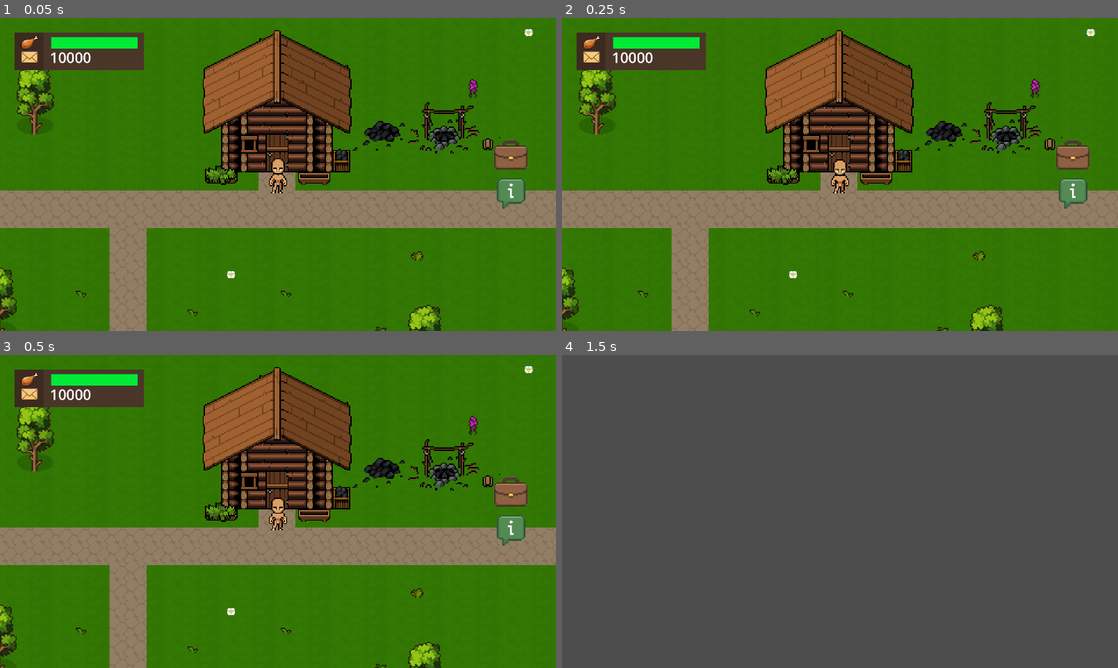
Above: before the commit, frames 1-4 (two rows, left to right).
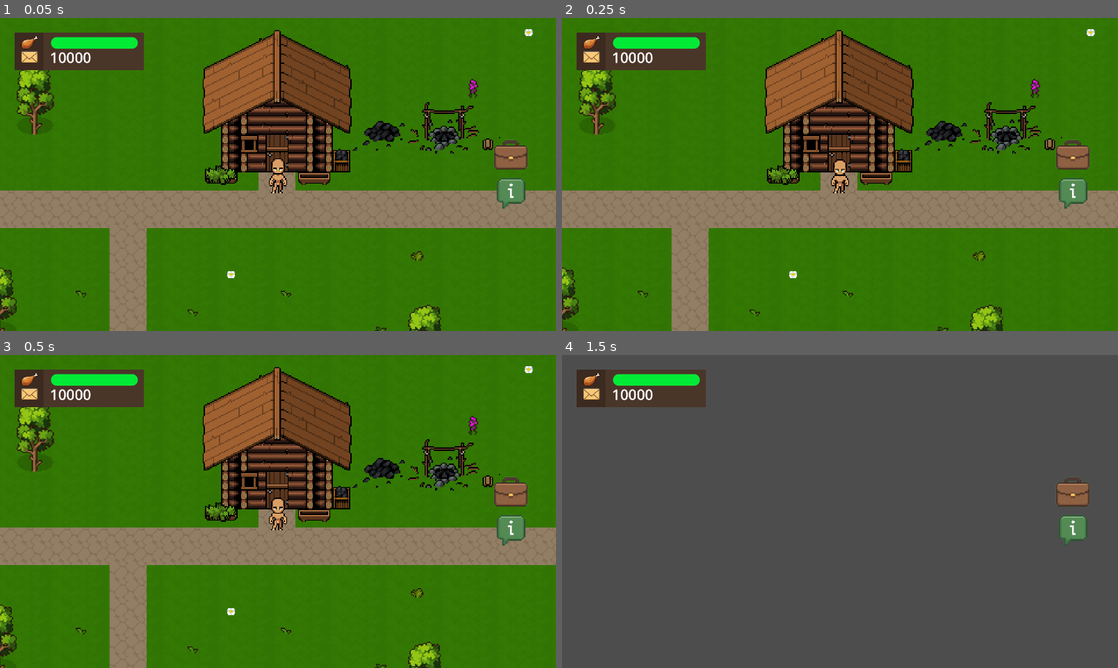
Above: after the commit, the same moments.

Repository: hoaxnt/envelhope-beta
Game: Godot game, scene res://Scenes/chapters/chapter_1.tscn
Two runs of this game, one before a commit and one after it. Both use one fixed random seed, a clock stepped at 60 frames per second and the inputs below. This scene is started directly instead of the project's main scene.
Inputs (mouse positions are in pixels of both pictures, inside the frame that each line leads up to):
- Up to frame 1 (0.05 s): no input
- Up to frame 2 (0.25 s): no input
- Up to frame 3 (0.5 s): no input
- Up to frame 4 (1.5 s): click (1073, 492) at 0.5 s; click (1073, 492) at 1.27 s

The runs differ from the first frame. In frame 1, less than 0.1% of the frame differs, in the area x 9-25%, y 6-10%; in frame 2, less than 0.1%; in frame 3, less than 0.1%; in frame 4, 3.7%, in the area x 2-95%, y 4-61%.

Commit message:
feat: added dialog box

Diff:
--- a/Scenes/chapters/chapter_1.tscn
+++ b/Scenes/chapters/chapter_1.tscn
@@ -8,7 +8,6 @@
 [ext_resource type="Script" uid="uid://tdyss6nwpwej" path="res://scripts/utils/portal.gd" id="5_k2l3u"]
 [ext_resource type="PackedScene" uid="uid://cxvc8000q5li5" path="res://scenes/characters/npc_island/harvester.tscn" id="5_r7jkp"]
 [ext_resource type="Texture2D" uid="uid://dnhad78k1oqjp" path="res://assets/utils/portal.png" id="6_k2l3u"]
-[ext_resource type="PackedScene" uid="uid://c1n41auotc7uk" path="res://scenes/hud/hud.tscn" id="7_sx3b6"]
 [ext_resource type="PackedScene" uid="uid://nv8phd5kfc7" path="res://scenes/utils/tutorial.tscn" id="10_0ad4i"]
 
 [sub_resource type="CircleShape2D" id="CircleShape2D_k2l3u"]
@@ -75,7 +74,7 @@
 size = Vector2(121, 123)
 
 [sub_resource type="RectangleShape2D" id="RectangleShape2D_l01ag"]
-size = Vector2(89, 55)
+size = Vector2(89, 61)
 
 [sub_resource type="RectangleShape2D" id="RectangleShape2D_pmv4y"]
 size = Vector2(28, 15)
@@ -221,9 +220,6 @@
 sprite_frames = SubResource("SpriteFrames_cq1mj")
 autoplay = "default"
 
-[node name="Hud" parent="." instance=ExtResource("7_sx3b6")]
-visible = false
-
 [node name="Tutorial" parent="." instance=ExtResource("10_0ad4i")]
 visible = false
 
@@ -235,7 +231,7 @@
 shape = SubResource("RectangleShape2D_0ad4i")
 
 [node name="CollisionShape2D2" type="CollisionShape2D" parent="StaticBody2D"]
-position = Vector2(165.5, -64.5)
+position = Vector2(165.5, -61.5)
 shape = SubResource("RectangleShape2D_l01ag")
 
 [node name="CollisionShape2D3" type="CollisionShape2D" parent="StaticBody2D"]
--- a/Scenes/characters/player.tscn
+++ b/Scenes/characters/player.tscn
@@ -7,6 +7,7 @@
 [ext_resource type="Texture2D" uid="uid://2gavvcs7021p" path="res://assets/characters/player/idle/idle_up.png" id="4_atpat"]
 [ext_resource type="Texture2D" uid="uid://bqdk1wyu2bukv" path="res://assets/characters/player/walk/walk_down.png" id="5_6eyoc"]
 [ext_resource type="Texture2D" uid="uid://oiw8mnm1leuq" path="res://assets/characters/player/walk/walk_up.png" id="7_eojnx"]
+[ext_resource type="FontFile" uid="uid://brajnm0fevmq0" path="res://assets/fonts/BoldPixels.ttf" id="8_eojnx"]
 
 [sub_resource type="CapsuleShape2D" id="CapsuleShape2D_kqtwu"]
 radius = 4.0
@@ -282,6 +283,7 @@
 
 [node name="HeadText" type="Label" parent="."]
 visible = false
+texture_filter = 1
 anchors_preset = 8
 anchor_left = 0.5
 anchor_top = 0.5
@@ -293,8 +295,9 @@
 offset_bottom = -13.645
 grow_horizontal = 2
 grow_vertical = 2
-theme_override_font_sizes/font_size = 9
-text = "Interact [E]"
+theme_override_fonts/font = ExtResource("8_eojnx")
+theme_override_font_sizes/font_size = 10
+text = "[E] interact"
 horizontal_alignment = 1
 vertical_alignment = 1
 metadata/_edit_lock_ = true
--- /dev/null
+++ b/Scenes/hud/dialog_box.tscn
@@ -0,0 +1,56 @@
+[gd_scene load_steps=4 format=3 uid="uid://cy7p7yvejyyv"]
+
+[ext_resource type="Script" uid="uid://x8j0bfcy17pf" path="res://scripts/hud/dialog_box.gd" id="1_21e2g"]
+[ext_resource type="FontFile" uid="uid://brajnm0fevmq0" path="res://assets/fonts/BoldPixels.ttf" id="2_nirvc"]
+
+[sub_resource type="StyleBoxFlat" id="StyleBoxFlat_mgtrf"]
+bg_color = Color(0.2901961, 0.20784314, 0.16078432, 1)
+border_width_left = 20
+border_width_top = 20
+border_width_right = 20
+border_width_bottom = 20
+border_color = Color(0.23610237, 0.16611111, 0.12567946, 1)
+corner_radius_top_left = 50
+corner_radius_top_right = 50
+corner_radius_bottom_right = 50
+corner_radius_bottom_left = 50
+
+[node name="DialogBox" type="Panel"]
+custom_minimum_size = Vector2(0, 250)
+anchors_preset = 12
+anchor_top = 1.0
+anchor_right = 1.0
+anchor_bottom = 1.0
+grow_horizontal = 2
+grow_vertical = 0
+theme_override_styles/panel = SubResource("StyleBoxFlat_mgtrf")
+script = ExtResource("1_21e2g")
+
+[node name="MarginContainer" type="MarginContainer" parent="."]
+layout_mode = 1
+anchors_preset = 15
+anchor_right = 1.0
+anchor_bottom = 1.0
+grow_horizontal = 2
+grow_vertical = 2
+theme_override_constants/margin_left = 80
+theme_override_constants/margin_top = 20
+theme_override_constants/margin_right = 80
+theme_override_constants/margin_bottom = 10
+
+[node name="VBoxContainer" type="VBoxContainer" parent="MarginContainer"]
+layout_mode = 2
+
+[node name="Name" type="Label" parent="MarginContainer/VBoxContainer"]
+layout_mode = 2
+theme_override_fonts/font = ExtResource("2_nirvc")
+theme_override_font_sizes/font_size = 50
+text = "Torling"
+
+[node name="Message" type="Label" parent="MarginContainer/VBoxContainer"]
+custom_minimum_size = Vector2(1760, 125)
+layout_mode = 2
+theme_override_fonts/font = ExtResource("2_nirvc")
+theme_override_font_sizes/font_size = 40
+text = "Get the scroll from the red dragon warrior and open it, after a few minutes come to me and open that scroll, the dragon warrior is waiting for you at the next room and I can't wait for you to be seen by him, if ever there is any conflict here just talk to me and I'm willing to help you."
+autowrap_mode = 1
--- a/Scenes/hud/hud.tscn
+++ b/Scenes/hud/hud.tscn
@@ -6,10 +6,9 @@
 [ext_resource type="PackedScene" uid="uid://3rqjregok76e" path="res://scenes/hud/envelopes.tscn" id="3_0bx4p"]
 [ext_resource type="PackedScene" uid="uid://b6v6p84sq8x1a" path="res://scenes/hud/day_night_cycle.tscn" id="3_c45xl"]
 [ext_resource type="Texture2D" uid="uid://om54pqa2nl8x" path="res://assets/ui/envelope.png" id="4_n56i7"]
-[ext_resource type="Script" uid="uid://x8j0bfcy17pf" path="res://scripts/hud/dialog_box.gd" id="5_mgtrf"]
 [ext_resource type="Texture2D" uid="uid://5i30nwf1hvkt" path="res://assets/ui/bag.png" id="7_go0ap"]
 [ext_resource type="Texture2D" uid="uid://mxiklpr6dk07" path="res://assets/ui/current_quest.png" id="7_mq0y1"]
-[ext_resource type="FontFile" uid="uid://brajnm0fevmq0" path="res://assets/fonts/BoldPixels.ttf" id="10_nhd55"]
+[ext_resource type="PackedScene" uid="uid://cy7p7yvejyyv" path="res://scenes/hud/dialog_box.tscn" id="9_nhd55"]
 [ext_resource type="PackedScene" uid="uid://dvmpuwcwltlnc" path="res://scenes/utils/objective_label.tscn" id="11_q6mn5"]
 
 [sub_resource type="StyleBoxFlat" id="StyleBoxFlat_kniqr"]
@@ -23,18 +22,6 @@
 corner_radius_top_right = 150
 corner_radius_bottom_right = 150
 corner_radius_bottom_left = 150
-
-[sub_resource type="StyleBoxFlat" id="StyleBoxFlat_mgtrf"]
-bg_color = Color(0.2901961, 0.20784314, 0.16078432, 1)
-border_width_left = 20
-border_width_top = 20
-border_width_right = 20
-border_width_bottom = 20
-border_color = Color(0.23610237, 0.16611111, 0.12567946, 1)
-corner_radius_top_left = 50
-corner_radius_top_right = 50
-corner_radius_bottom_right = 50
-corner_radius_bottom_left = 50
 
 [node name="Hud" type="CanvasLayer"]
 script = ExtResource("1_0fbou")
@@ -221,56 +208,6 @@
 flat = true
 icon_alignment = 1
 
-[node name="Control4" type="Control" parent="."]
-layout_mode = 3
-anchors_preset = 12
-anchor_top = 1.0
-anchor_right = 1.0
-anchor_bottom = 1.0
-grow_horizontal = 2
-grow_vertical = 0
-
-[node name="Panel" type="Panel" parent="Control4"]
-custom_minimum_size = Vector2(0, 250)
-layout_mode = 1
-anchors_preset = 12
-anchor_top = 1.0
-anchor_right = 1.0
-anchor_bottom = 1.0
-grow_horizontal = 2
-grow_vertical = 0
-theme_override_styles/panel = SubResource("StyleBoxFlat_mgtrf")
-script = ExtResource("5_mgtrf")
-
-[node name="MarginContainer" type="MarginContainer" parent="Control4/Panel"]
-layout_mode = 1
-anchors_preset = 15
-anchor_right = 1.0
-anchor_bottom = 1.0
-grow_horizontal = 2
-grow_vertical = 2
-theme_override_constants/margin_left = 80
-theme_override_constants/margin_top = 20
-theme_override_constants/margin_right = 80
-theme_override_constants/margin_bottom = 10
-
-[node name="VBoxContainer" type="VBoxContainer" parent="Control4/Panel/MarginContainer"]
-layout_mode = 2
-
-[node name="Name" type="Label" parent="Control4/Panel/MarginContainer/VBoxContainer"]
-layout_mode = 2
-theme_override_fonts/font = ExtResource("10_nhd55")
-theme_override_font_sizes/font_size = 50
-text = "Torling"
-
-[node name="Message" type="Label" parent="Control4/Panel/MarginContainer/VBoxContainer"]
-custom_minimum_size = Vector2(1760, 125)
-layout_mode = 2
-theme_override_fonts/font = ExtResource("10_nhd55")
-theme_override_font_sizes/font_size = 40
-text = "Get the scroll from the red dragon warrior and open it, after a few minutes come to me and open that scroll, the dragon warrior is waiting for you at the next room and I can't wait for you to be seen by him, if ever there is any conflict here just talk to me and I'm willing to help you."
-autowrap_mode = 1
-
 [node name="Control5" type="Control" parent="."]
 layout_mode = 3
 anchors_preset = 5
@@ -295,5 +232,7 @@
 [node name="ObjectiveLabel" parent="Control5/MarginContainer" instance=ExtResource("11_q6mn5")]
 layout_mode = 2
 
+[node name="DialogBox" parent="." instance=ExtResource("9_nhd55")]
+
 [connection signal="pressed" from="Control3/MarginContainer/HBoxContainer/VBoxContainer/BagButton" to="." method="_on_bag_button_pressed"]
 [connection signal="pressed" from="Control3/MarginContainer/HBoxContainer/VBoxContainer/ViewQuestButton" to="." method="_on_view_quest_button_pressed"]
--- a/Scenes/hud/hunger_bar.tscn
+++ b/Scenes/hud/hunger_bar.tscn
@@ -4,18 +4,25 @@
 
 [sub_resource type="StyleBoxFlat" id="StyleBoxFlat_60vn4"]
 bg_color = Color(0.97533685, 0.23190683, 0.18499789, 1)
+corner_radius_top_left = 50
+corner_radius_top_right = 50
+corner_radius_bottom_right = 50
+corner_radius_bottom_left = 50
 
 [sub_resource type="StyleBoxFlat" id="StyleBoxFlat_h743p"]
 bg_color = Color(4.813075e-08, 0.9152418, 0.21239248, 1)
+corner_radius_top_left = 50
+corner_radius_top_right = 50
+corner_radius_bottom_right = 50
+corner_radius_bottom_left = 50
 
 [node name="HungerBar" type="ProgressBar"]
 custom_minimum_size = Vector2(500, 60)
 theme_override_font_sizes/font_size = 40
 theme_override_styles/background = SubResource("StyleBoxFlat_60vn4")
 theme_override_styles/fill = SubResource("StyleBoxFlat_h743p")
-step = 1.0
+step = 0.08
 value = 100.0
-rounded = true
 show_percentage = false
 script = ExtResource("1_elhww")
 
--- a/Scenes/utils/objective_label.tscn
+++ b/Scenes/utils/objective_label.tscn
@@ -44,7 +44,7 @@
 custom_minimum_size = Vector2(800, 200)
 theme_override_fonts/font = ExtResource("1_k3ura")
 theme_override_font_sizes/font_size = 40
-text = "OBJECTIVE: Seek and destroy!"
+text = "OBJECTIVE: Find the diver"
 horizontal_alignment = 1
 autowrap_mode = 2
 visible_characters = 0
@@ -56,3 +56,8 @@
 libraries = {
 &"": SubResource("AnimationLibrary_8nkf1")
 }
+
+[node name="Timer" type="Timer" parent="."]
+autostart = true
+
+[connection signal="timeout" from="Timer" to="." method="_on_timer_timeout"]
--- a/Scripts/Chapters/chapter_1.gd
+++ b/Scripts/Chapters/chapter_1.gd
@@ -1,27 +1,17 @@
 extends Node2D
 
 @onready var global_state = get_node("/root/GlobalState")
-@onready var hud : CanvasLayer = $Hud
-@onready var data = SaveLoad.load_game(SaveLoad.CONFIG_PATH)
+@onready var CONFIG = SaveLoad.load_game(SaveLoad.CONFIG_PATH)
 
-#func _ready() -> void:
-	#if data.get("user_opened_once") == false:
-		#Tutorial.show()
-	#else:
-		#Tutorial.hide()
-	#
-	#ObjectiveLabel.display()
+func _ready() -> void:
+	Hud.show()
 
 func _input(event: InputEvent) -> void:
 	if event.is_action_released("ui_cancel"):
 		global_state.toggle_pause()
 
 func _on_timer_timeout() -> void:
-	if data.get("user_opened_once") == false:
-		hud.hide()
+	if CONFIG.get("user_opened_once") == false:
 		Tutorial.show()
 	else:
 		Tutorial.hide()
-
-	get_tree().paused = true
-	#Input.set_mouse_mode(Input.MOUSE_MODE_VISIBLE)
--- a/Scripts/autoloads/island_npc_interaction.gd
+++ b/Scripts/autoloads/island_npc_interaction.gd
@@ -1,28 +1,21 @@
 extends Node
-
-@export var dialog_box : Control
 
 signal dialogue_finished
 
 func handle_npc_interaction(npc_id: String) -> void:
-		match npc_id:
-				"diver":
+	match npc_id:
+		"diver":
 
-					var high_scores = [6, 3, 5, 4,2,7,1]
-					print(bubble_sort(high_scores))
-
-					#start_dialogue("diver", "Welcome to my shop!")
-				"balancer":
-					get_tree().current_scene.call_deferred("queue_free")
-					get_tree().call_deferred("change_scene_to_file", "res://scenes/minigames/island/bfs_minigame.tscn")
-
-						#start_dialogue("balancer", "Hello, adventurer.")
-				"harvester":
-						start_dialogue("harvester", "Knowledge is power.")
-				_:
-						start_dialogue(npc_id, "Hmm... I have nothing to say right now.")
-
-		_on_dialogue_system_closed()
+			var high_scores = [6, 3, 5, 4, 2, 7, 1]
+			print(bubble_sort(high_scores))
+		"balancer":
+			get_tree().current_scene.call_deferred("queue_free")
+			get_tree().call_deferred("change_scene_to_file", "res://scenes/minigames/island/bfs_minigame.tscn")
+		"harvester":
+				start_dialogue("harvester", "Knowledge is power.")
+		_:
+				start_dialogue(npc_id, "Hmm... I have nothing to say right now.")
+	_on_dialogue_system_closed()
 
 func _on_dialogue_system_closed() -> void:
 		dialogue_finished.emit()
--- a/Scripts/characters/player.gd
+++ b/Scripts/characters/player.gd
@@ -6,96 +6,102 @@
 @export var base_speed = 100
 @export var sprint_speed = 1000
 
+@onready var db = Hud.get_node("DialogBox")
+
 var last_direction = "down"
 var current_speed = base_speed
 var current_npc: Node = null # Type hint for clarity
 
 func _ready() -> void:
-		# Assuming the camera is meant to stay within the scene bounds
-		var screen_size = get_viewport_rect().size
-		camera.limit_right = screen_size.x
-		camera.limit_bottom = screen_size.y
-		anim.play("idle_down")
+	# Assuming the camera is meant to stay within the scene bounds
+	var screen_size = get_viewport_rect().size
+	camera.limit_right = screen_size.x
+	camera.limit_bottom = screen_size.y
+	anim.play("idle_down")
 
 func _physics_process(_delta: float) -> void:
-		get_input_and_animate()
-		move_and_slide()
+	get_input_and_animate()
+	move_and_slide()
 
 # --- Movement and Animation Function ---
 func get_input_and_animate():
-		var input_direction = Input.get_vector("ui_left", "ui_right", "ui_up", "ui_down")
+	var input_direction = Input.get_vector("ui_left", "ui_right", "ui_up", "ui_down")
 
-		if Input.is_key_pressed(KEY_SHIFT):
-				current_speed = sprint_speed
-		else:
-				current_speed = base_speed
-		velocity = input_direction * current_speed
+	if Input.is_key_pressed(KEY_SHIFT):
+			current_speed = sprint_speed
+	else:
+			current_speed = base_speed
+	velocity = input_direction * current_speed
 
-		if input_direction.length() > 0:
-				if abs(input_direction.x) > abs(input_direction.y):
-						if input_direction.x < 0:
-								anim.play("walk_side")
-								anim.flip_h = true
-								last_direction = "left"
-						else:
-								anim.play("walk_side")
-								anim.flip_h = false
-								last_direction = "right"
-				else:
-						if input_direction.y < 0:
-								anim.play("walk_up")
-								last_direction = "up"
-						else:
-								anim.play("walk_down")
-								last_direction = "down"
-		else:
-				match last_direction:
-						"up":
-								anim.play("idle_up")
-						"down":
-								anim.play("idle_down")
-						"left":
-								anim.play("idle_side")
-								anim.flip_h = true
-						"right":
-								anim.play("idle_side")
-								anim.flip_h = false
+	if input_direction.length() > 0:
+			if abs(input_direction.x) > abs(input_direction.y):
+					if input_direction.x < 0:
+							anim.play("walk_side")
+							anim.flip_h = true
+							last_direction = "left"
+					else:
+							anim.play("walk_side")
+							anim.flip_h = false
+							last_direction = "right"
+			else:
+					if input_direction.y < 0:
+							anim.play("walk_up")
+							last_direction = "up"
+					else:
+							anim.play("walk_down")
+							last_direction = "down"
+	else:
+			match last_direction:
+					"up":
+							anim.play("idle_up")
+					"down":
+							anim.play("idle_down")
+					"left":
+							anim.play("idle_side")
+							anim.flip_h = true
+					"right":
+							anim.play("idle_side")
+							anim.flip_h = false
 
 # --- Interaction Zone Signal Handlers ---
 
 func _on_interaction_zone_body_entered(body: Node2D) -> void:
-		if body.is_in_group("npcs"):
-				current_npc = body
-				head_text.show()
+	if body.is_in_group("npcs"):
+			current_npc = body
+			head_text.show()
 
-				# Display the NPC's name above its head (if it has the node)
-				var npc_label = body.get_node_or_null("HeadText")
-				if is_instance_valid(npc_label):
-						npc_label.show()
-						npc_label.text = body.name
+			# Display the NPC's name above its head (if it has the node)
+			var npc_label = body.get_node_or_null("HeadText")
+			if is_instance_valid(npc_label):
+					npc_label.show()
+					npc_label.text = body.name
 
 func _on_interaction_zone_body_exited(body: Node2D) -> void:
-		if body == current_npc:
-				current_npc = null
-				head_text.hide() # Hide player's prompt
+	if body == current_npc:
+			current_npc = null
+			head_text.hide() # Hide player's prompt
 
-				# Hide the NPC's name label
-				var npc_label = body.get_node_or_null("HeadText")
-				if is_instance_valid(npc_label):
-						npc_label.hide()
+			# Hide the NPC's name label
+			var npc_label = body.get_node_or_null("HeadText")
+			if is_instance_valid(npc_label):
+					npc_label.hide()
 
 func _unhandled_input(event: InputEvent) -> void:
+	if event.is_action_pressed("show_objective"):
+		db.show()
+		pass
+
 	if event.is_action_pressed("interact") and current_npc:
 
-			if not IslandNpcInteraction.dialogue_finished.is_connected(self._on_dialogue_finished):
-				IslandNpcInteraction.dialogue_finished.connect(self._on_dialogue_finished, CONNECT_ONE_SHOT)
+		if not IslandNpcInteraction.dialogue_finished.is_connected(self._on_dialogue_finished):
+			IslandNpcInteraction.dialogue_finished.connect(self._on_dialogue_finished, CONNECT_ONE_SHOT)
 
-			if current_npc.has_method("get_npc_id"):
-				var npc_id = current_npc.get_npc_id()
-				IslandNpcInteraction.handle_npc_interaction(npc_id)
+		if current_npc.has_method("get_npc_id"):
+			var npc_id = current_npc.get_npc_id()
+			IslandNpcInteraction.handle_npc_interaction(npc_id)
 
-			else:
-					print("ERROR: NPC %s does not have the required 'get_npc_id' method." % current_npc.name)
+		else:
+				print("ERROR: NPC %s does not have the required 'get_npc_id' method." % current_npc.name)
 
 func _on_dialogue_finished() -> void:
-		set_process_unhandled_input(true)
+	set_process_unhandled_input(true)
--- a/Scripts/hud/dialog_box.gd
+++ b/Scripts/hud/dialog_box.gd
@@ -1,6 +1,4 @@
 extends Panel
 
-@onready var db = get_parent()
-
 func _ready() -> void:
-	db.visible = false
+	hide()
--- a/Scripts/hud/envelopes.gd
+++ b/Scripts/hud/envelopes.gd
@@ -11,12 +11,5 @@
 	envelopes = PLAYER_DATA.get("envelopes")
 	update_display(int(envelopes))
 
-
 func update_display(new_value):
 	text = str(new_value)
-
-#func save_envelopes(value):
-	#PLAYER_DATA["envelopes"] = value
-	#SaveLoad.save_game(PLAYER_DATA, SaveLoad.PLAYER_DATA_PATH)
-	#update_display(value)
-	#print("display updated")
--- a/Scripts/hud/hud.gd
+++ b/Scripts/hud/hud.gd
@@ -1,7 +1,7 @@
 extends CanvasLayer
 
 func _ready() -> void:
-	show()
+	hide()
 
 func _on_bag_button_pressed() -> void:
 	get_tree().current_scene.call_deferred("queue_free")
--- a/Scripts/hud/hunger_bar.gd
+++ b/Scripts/hud/hunger_bar.gd
@@ -17,7 +17,7 @@
 
 func _on_timer_timeout():
 		if value > 0:
-				value -= 1
+				value -= 0.08
 				value = max(0.0, value)
 				PLAYER_DATA.set("hunger", value)
 				SaveLoad.save_game(PLAYER_DATA, SaveLoad.PLAYER_DATA_PATH)
--- a/Scripts/utils/objective_label.gd
+++ b/Scripts/utils/objective_label.gd
@@ -1,11 +1,10 @@
 extends Label
 
 @onready var objective_anim = $ObjectiveTextAnimation
+@onready var timer = $Timer
 
-func _ready() -> void:
-	#objective_anim.play("show_objective")
-	pass
-
-func display() -> void:
-	objective_anim.play("show_objective")
-	return
+func _on_timer_timeout() -> void:
+	var CONFIG = SaveLoad.load_game(SaveLoad.CONFIG_PATH)
+	if CONFIG.get("user_opened_once") == true:
+		objective_anim.play("show_objective")
+		timer.stop()
--- a/Scripts/utils/pause_menu.gd
+++ b/Scripts/utils/pause_menu.gd
@@ -18,11 +18,11 @@
 	canvas_layer.hide()
 
 func _pause_game() -> void:
-		if get_tree().paused: return
-		get_tree().paused = true
-		pause_menu_instance = pause_menu_scene.instantiate()
-		add_child(pause_menu_instance)
-		Input.set_mouse_mode(Input.MOUSE_MODE_VISIBLE)
+	if get_tree().paused: return
+	get_tree().paused = true
+	pause_menu_instance = pause_menu_scene.instantiate()
+	add_child(pause_menu_instance)
+	Input.set_mouse_mode(Input.MOUSE_MODE_VISIBLE)
 
 func _unpause_game() -> void:
 	get_tree().paused = false
--- a/Scripts/utils/startup_story.gd
+++ b/Scripts/utils/startup_story.gd
@@ -50,6 +50,3 @@
 
 	is_transitioning = true
 	Transition.transition_to_scene(NEXT_SCENE_PATH)
-
-#func _on_skip_button_pressed() -> void:
-	#Transition.transition_to_scene(NEXT_SCENE_PATH)
--- a/Scripts/utils/tutorial.gd
+++ b/Scripts/utils/tutorial.gd
@@ -1,11 +1,10 @@
 extends CanvasLayer
 
-@onready var data = SaveLoad.load_game(SaveLoad.CONFIG_PATH)
+@onready var CONFIG = SaveLoad.load_game(SaveLoad.CONFIG_PATH)
 
 func _ready() -> void:
 	hide()
 
 func _on_button_pressed() -> void:
-	get_tree().paused = false
 	hide()
 	SaveLoad.save_game({"user_opened_once" : true}, SaveLoad.CONFIG_PATH)
--- a/project.godot
+++ b/project.godot
@@ -22,8 +22,9 @@
 IslandNpcInteraction="*res://scripts/autoloads/island_npc_interaction.gd"
 Transition="*res://scenes/utils/transition.tscn"
 Tutorial="*res://scenes/utils/tutorial.tscn"
+GameData="*res://scripts/autoloads/game_data.gd"
 ObjectiveLabel="*res://scenes/utils/objective_label.tscn"
-GameData="*res://scripts/autoloads/game_data.gd"
+Hud="*res://scenes/hud/hud.tscn"
 
 [debug]
 
@@ -97,6 +98,11 @@
 "events": [Object(InputEventKey,"resource_local_to_scene":false,"resource_name":"","device":-1,"window_id":0,"alt_press …(195 unchanged characters)…
 ]
 }
+show_objective={
+"deadzone": 0.2,
+"events": [Object(InputEventKey,"resource_local_to_scene":false,"resource_name":"","device":-1,"window_id":0,"alt_pressed":false,"shift_pressed":false,"ctrl_pressed":false,"meta_pressed":false,"pressed":false,"keycode":0,"physical_keycode":81,"key_label":0,"unicode":113,"location":0,"echo":false,"script":null)
+]
+}
 
 [internationalization]
 
Not shown: 1 places in Scenes/chapters/chapter_1.tscn that only renumber resources
Not shown: 1 places in Scenes/characters/player.tscn that only renumber resources
Not shown: 1 places in Scenes/hud/hud.tscn that only renumber resources
